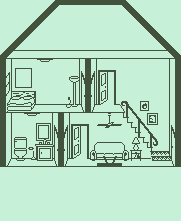
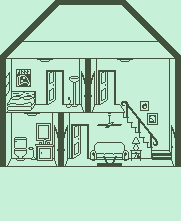
Two versions of the same layered image (181x221). Layer-by-layer changes:
painted on "FrontA" over left=14, top=41, right=171, bottom=161
